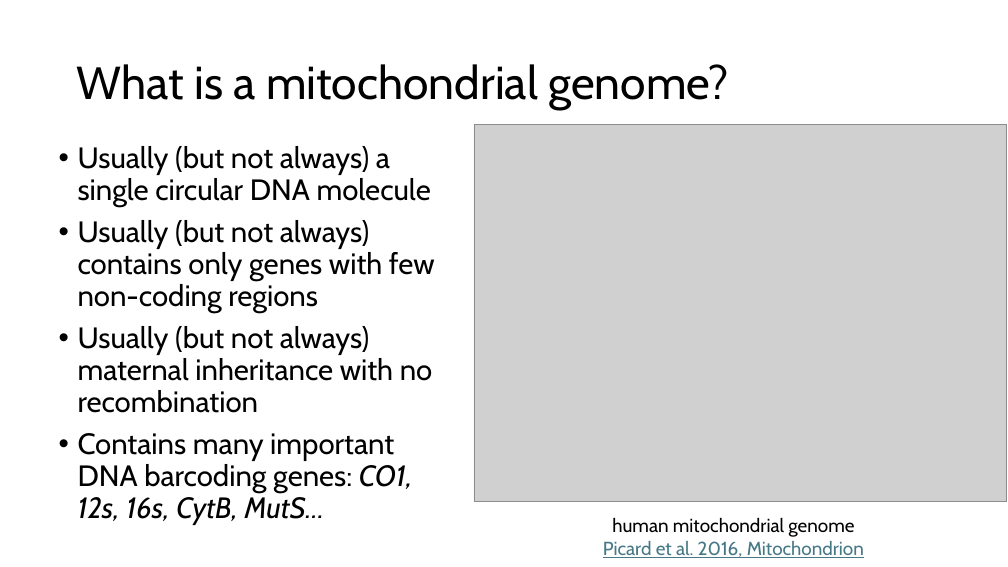
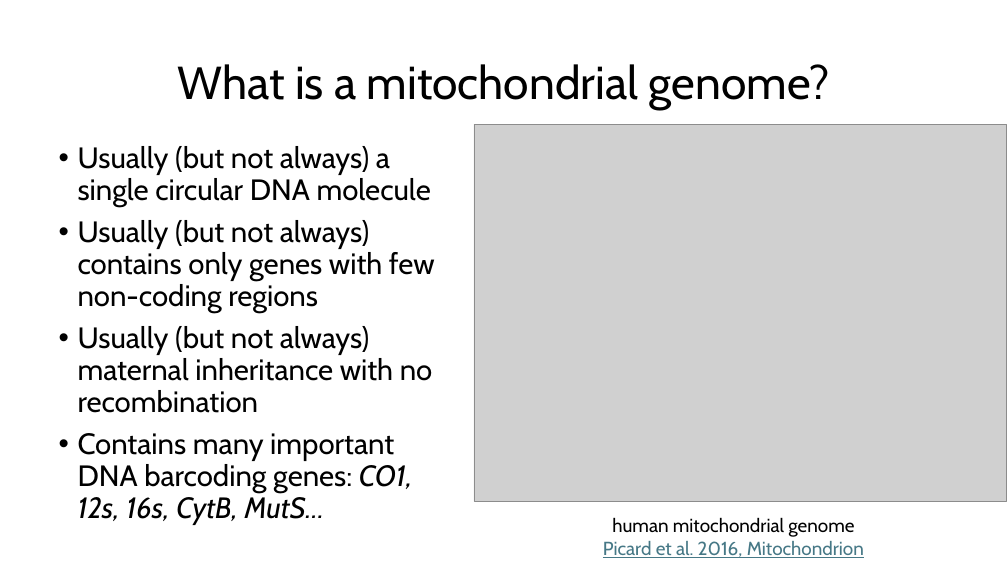
Before and after one commit to SmithsonianWorkshops/MitoPilot_workshop_2025, a slide deck: slide 2 of pdfs/Mitogenome_intro.pptx. Drawn at 1008x567 pixels with LibreOffice and Linux fonts; fonts in the diff are those of the drawing; grey boxes stand for pictures. Boxes give left, top, right and bottom in pixels: in the first picture for what was removed or moved away, otherwise in the second. Text is boxed around its words. In the diff, an @@ line names an element or a change of style, - is before the commit and + after.

```diff
--- a/pdfs/Mitogenome_intro.pptx
+++ b/pdfs/Mitogenome_intro.pptx
@@ title "What is a mitochondrial genome?" at box(177, 64, 830, 110): alignment left to centre @@
```
Also in this commit, not shown: 4 other slides changed, 50 other files.
